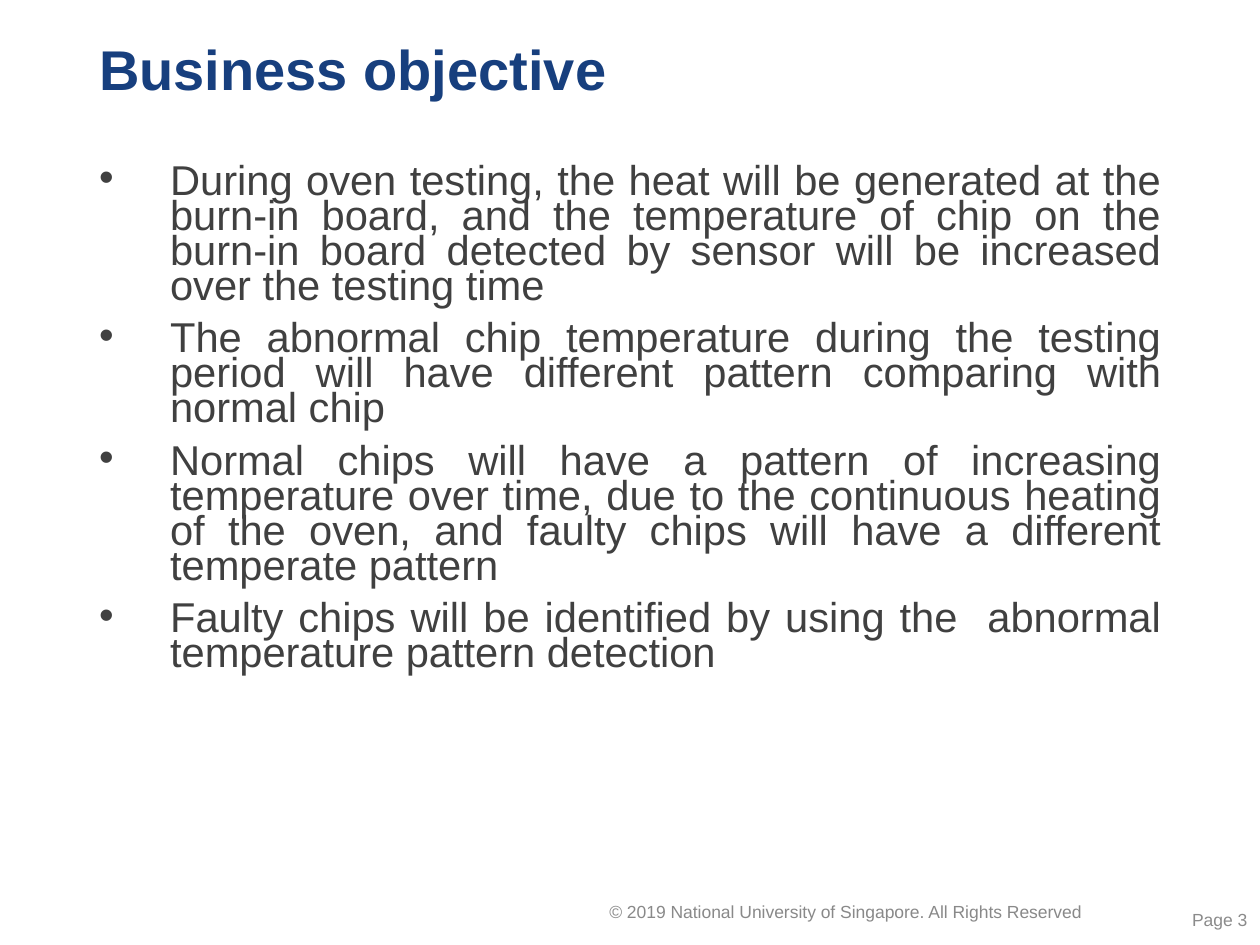
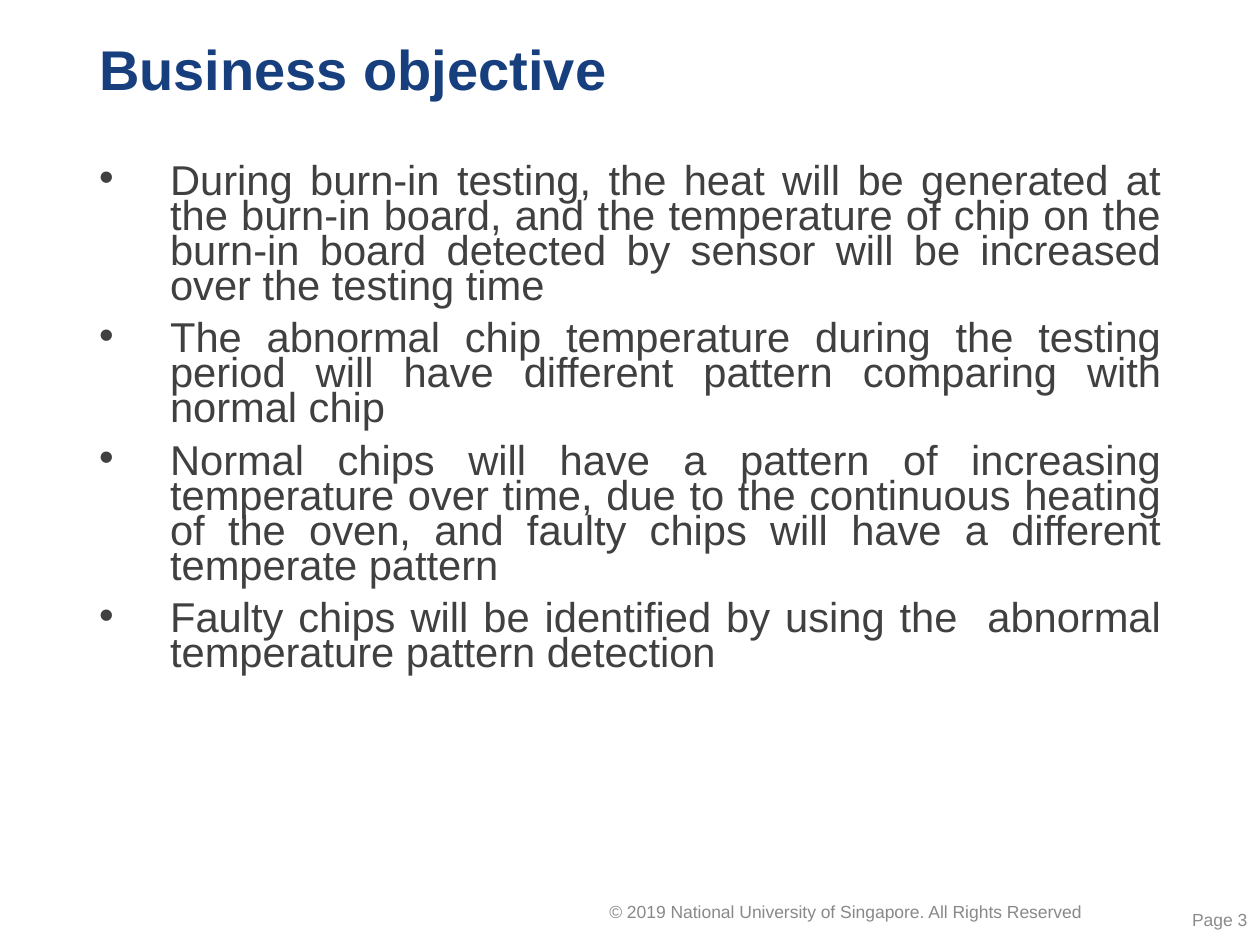
Before and after one commit to caoliang/ISSM-CA3, a slide deck: slide 3 of day4 Group CA proposal (GC) v 1.0.pptx. Drawn at 1260x945 pixels with LibreOffice and Linux fonts; fonts in the diff are those of the drawing; background and template pictures are left out. Boxes give left, top, right and bottom in pixels: in the first picture for what was removed or moved away, otherwise in the second. Text is boxed around its words. In the diff, an @@ line names an element or a change of style, - is before the commit and + after.

Commit message:
Add dataset testing with DFW, and burn-in board images; Add burn-in test introduction;

```diff
--- a/day4 Group CA proposal (GC) v 1.0.pptx
+++ b/day4 Group CA proposal (GC) v 1.0.pptx
@@ text at <box>170,165,1161,308</box>: text changed @@
-• During oven testing, the heat will be generated at the burn-in board, and the temperature of chip on the burn-in board detected by sensor will be increased over the testing time
+• During burn-in testing, the heat will be generated at the burn-in board, and the temperature of chip on the burn-in board detected by sensor will be increased over the testing time
```
Also in this commit, not shown: 3 other slides changed, 3 slides added, 1 other file.
